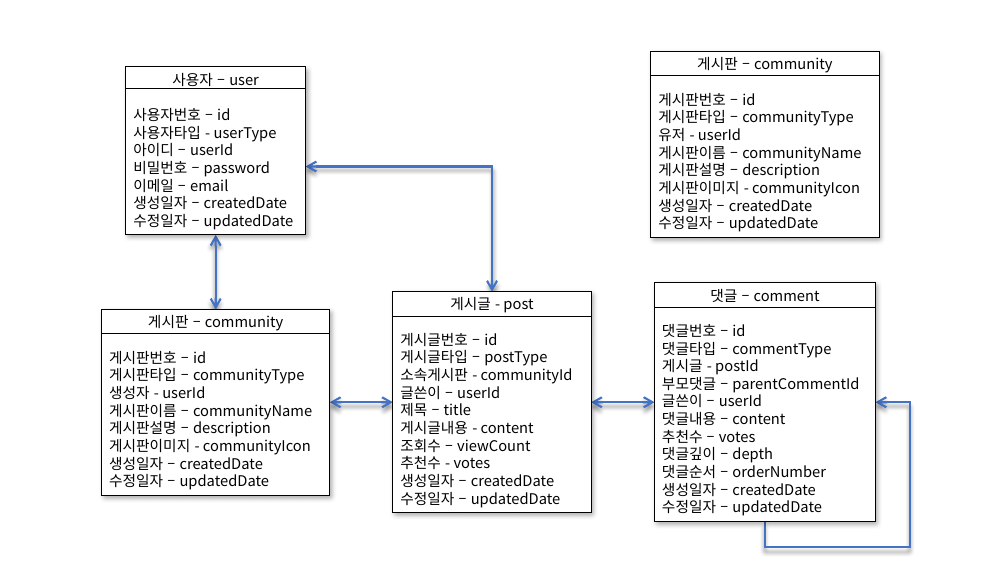
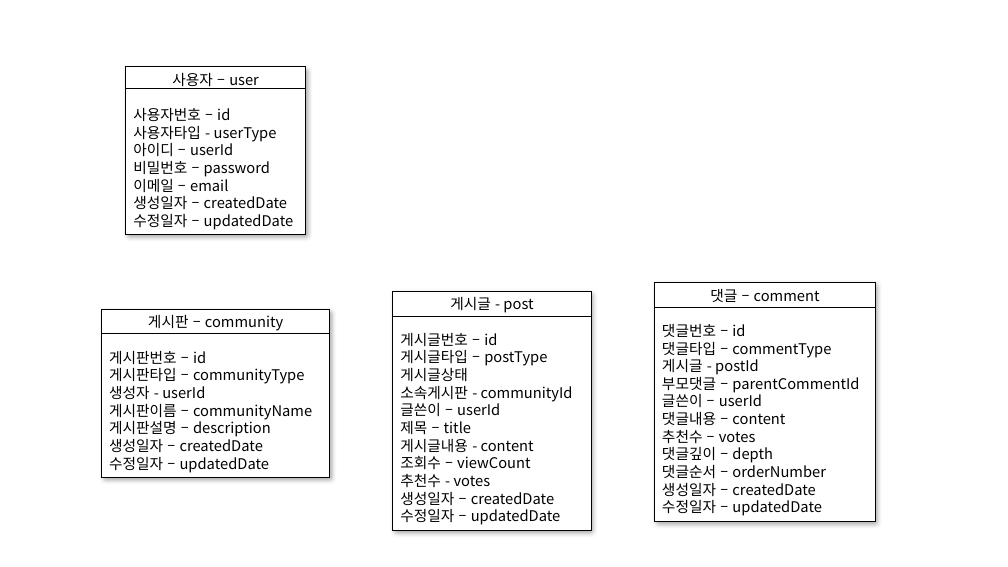
Before and after one commit to heegg02/wooriggiri, a slide deck: slide 1 of chatbot/db 구성.pptx. Drawn at 1008x567 pixels with LibreOffice and Linux fonts; fonts in the diff are those of the drawing. Boxes give left, top, right and bottom in pixels: in the first picture for what was removed or moved away, otherwise in the second. Text is boxed around its words. In the diff, an @@ line names an element or a change of style, - is before the commit and + after.

```diff
--- a/chatbot/db 구성.pptx
+++ b/chatbot/db 구성.pptx
@@ rectangle removed at [651,51,879,237] @@
-게시판 – community
-게시판번호 – id
-게시판타입 – communityType
-유저 - userId
-게시판이름 – communityName
-게시판설명 – description
-게시판이미지 - communityIcon
-생성일자 – createdDate
-수정일자 – updatedDate
@@ line removed from (651, 76) to (879, 76) @@
@@ elbow double arrow removed from (306, 166) to (492, 292) @@
@@ double arrow removed from (216, 235) to (216, 309) @@
@@ rectangle "게시글 - post": place and size @@
-rectangle "게시글 - post" at [393,292,591,513]
+rectangle "게시글 - post" at [393,292,591,531]
@@ rectangle "게시판 – community": place and size @@
-rectangle "게시판 – community" at [101,309,330,495]
+rectangle "게시판 – community" at [101,309,330,477]
@@ text in rectangle at [400,368,468,381]: paragraph added @@
+게시글상태
@@ text in rectangle at [109,419,271,452]: text changed @@
-게시판설명 – description
-게시판이미지 - communityIcon
-생성일자 – createdDate
+게시판설명 – description
+생성일자 – createdDate
@@ double arrow removed from (330, 402) to (393, 402) @@
@@ double arrow removed from (591, 402) to (655, 402) @@
@@ elbow arrow removed from (765, 522) to (876, 402) @@
```
Also in this commit, not shown: 1 other slide changed, 2 slides added, 1 slide removed, 18 other files.
